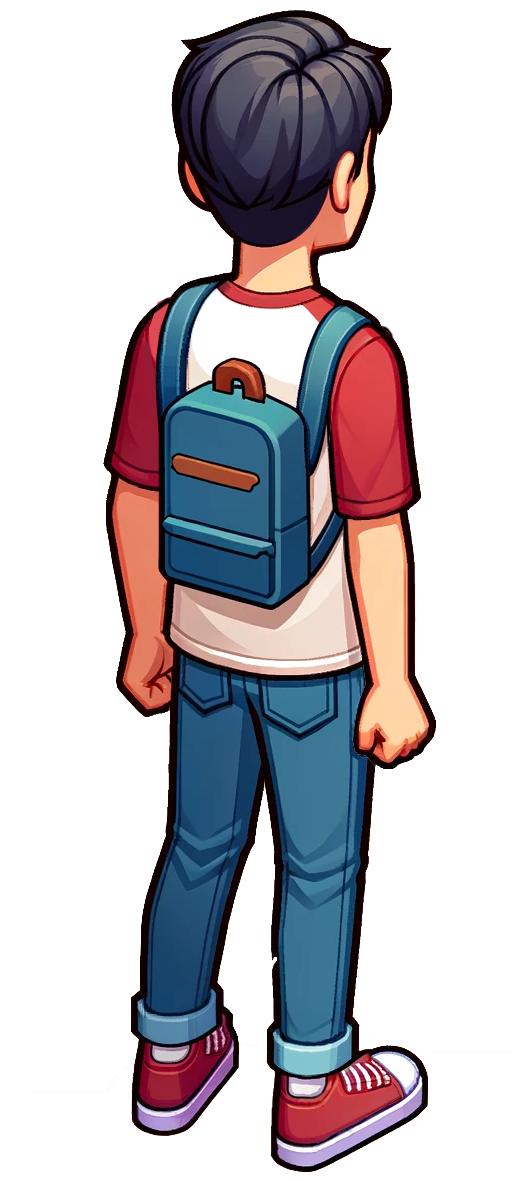
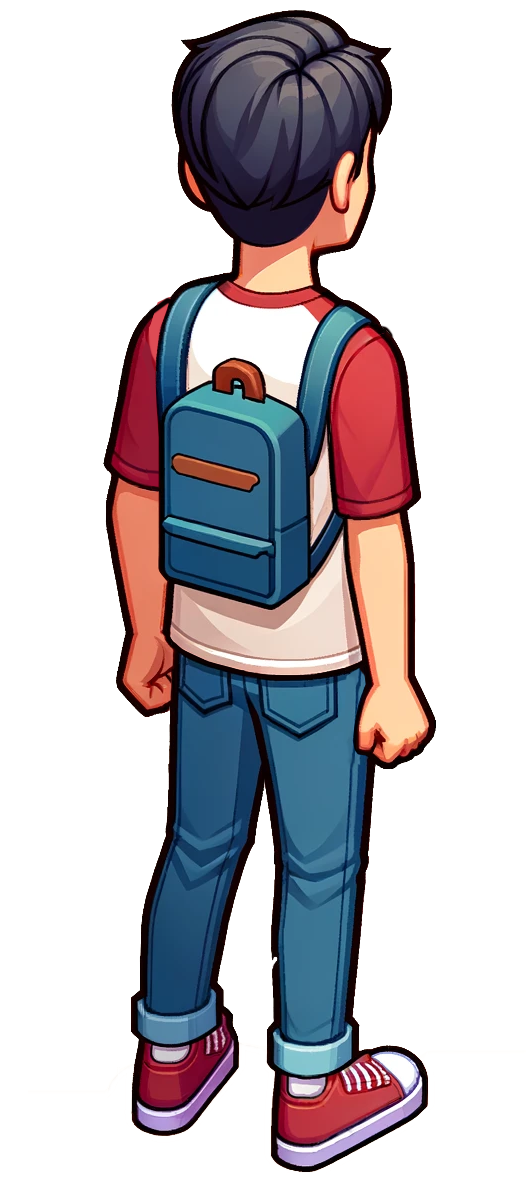
Two versions of the same layered image (526×1181). Layer-by-layer changes:
moved "Body" above "Right Leg" over (x1=170, y1=637, x2=375, y2=770)
painted on "Right Leg" over (x1=342, y1=661, x2=375, y2=770)
